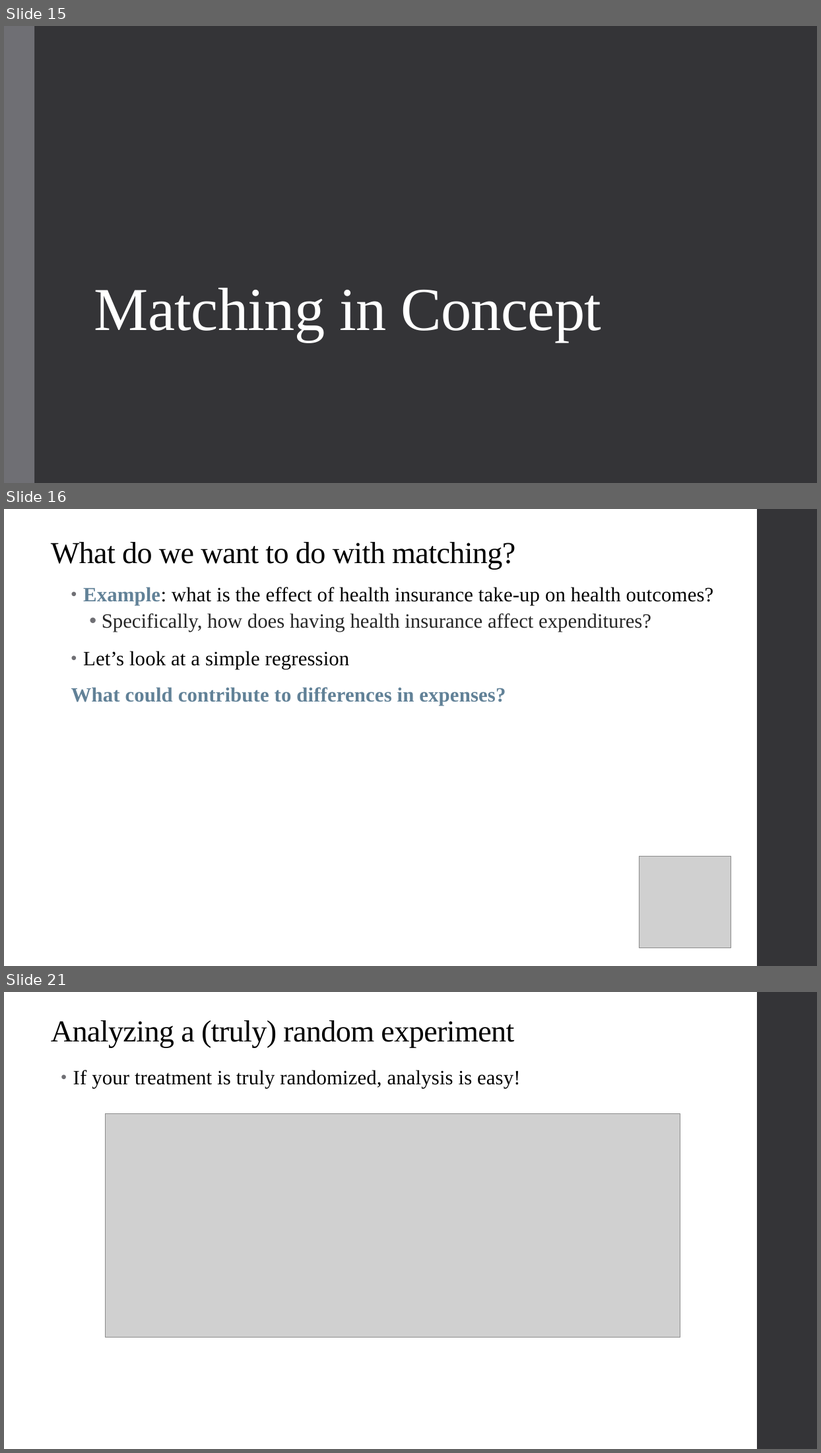
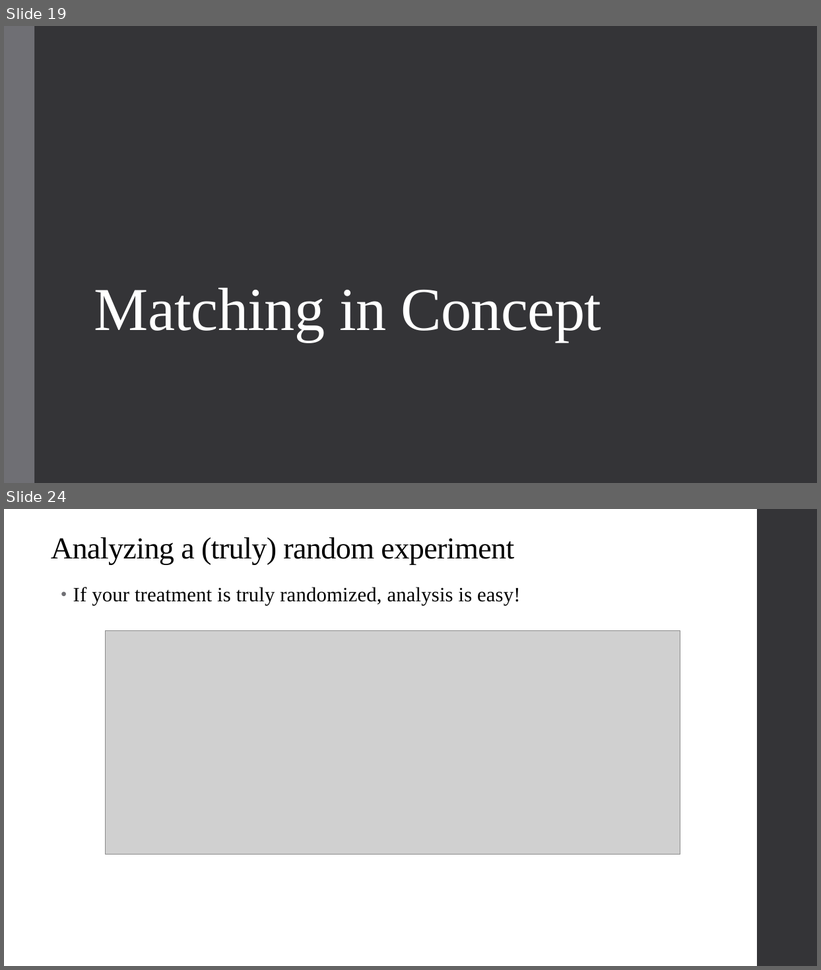
Before and after one commit to qiufei/fork-HAD5744, a slide deck: Lecture06_Matching/Lecture06_Matching_2022F.pptx. Shown one above the other, each under a label of ours: slides 15, 16 and 21 before the commit, slides 19 and 24 after it; the slides between them are not shown. The pictures are 821x1453 and 821x970 pixels, drawn with LibreOffice and Linux fonts; fonts in the diff are those of the drawing; grey boxes stand for pictures. Boxes give left, top, right and bottom in pixels: in the first picture for what was removed or moved away, otherwise in the second. Text is boxed around its words. In the diff, an @@ line names an element or a change of style, - is before the commit and + after.

```diff
--- a/Lecture06_Matching/Lecture06_Matching_2022F.pptx
+++ b/Lecture06_Matching/Lecture06_Matching_2022F.pptx
@@ slide 16 removed at (x1=4, y1=509, x2=817, y2=966), background #FFFFFF; not listed: 1 template element that a slide beside it also shows @@
@@ title removed at (x1=51, y1=542, x2=516, y2=569) @@
-What do we want to do with matching?
@@ text removed at (x1=71, y1=587, x2=714, y2=706) @@
-• Example: what is the effect of health insurance take-up on health outcomes?
-  • Specifically, how does having health insurance affect expenditures?
-• Let’s look at a simple regression
-What could contribute to differences in expenses?
@@ picture removed at (x1=640, y1=857, x2=731, y2=948) @@
@@ what was slide 15 is now slide 19 @@
@@ what was slide 21 is now slide 24 @@
```
Also in this commit, not shown: 15 slides changed, 14 slides added, 1 other slide removed, 16 other files.
